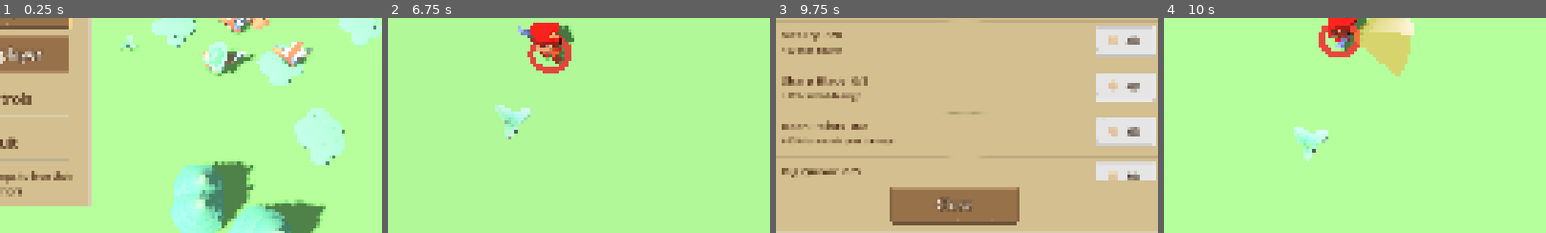
Above: before the commit, frames 1-4 (left to right).
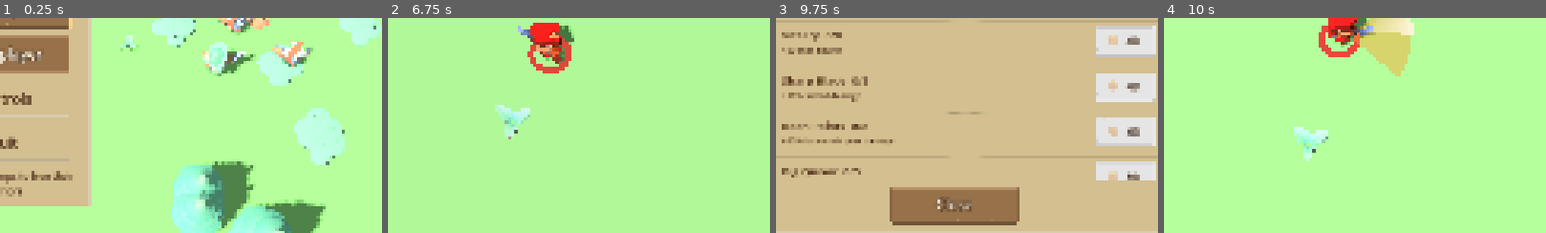
Above: after the commit, the same moments.

Repository: HasanAlilhadi/Brawlly
Game: Godot game, scene res://scenes/ui/main_menu.tscn
Two runs of this game, one before a commit and one after it. Both use one fixed random seed, a clock stepped at 60 frames per second and the inputs below.
Inputs (mouse positions are % of the whole screen's width and height, from its top left):
- Up to frame 1 (0.25 s): no input
- Up to frame 2 (6.75 s): click "Play" at 0.5 s; click "Normal" at 1.25 s; click "Normal" at 2 s; click "Start" at 2.75 s; tap Enter at 3.5 s; move the mouse to (72, 45) at 3.52 s; press the mouse at (72, 45) at 3.53 s; hold D (move_right) 3.53-4.25 s; tap B (shop) at 3.77 s; release the mouse at (72, 45) at 4.25 s; drag from (30, 55) to (45, 70) at 4.27 s; move the mouse to (60, 28) at 5.02 s; press the mouse at (60, 28) at 5.03 s; hold D (move_right) 5.03-5.75 s; tap 2 (army_charge) at 5.1 s; release the mouse at (60, 28) at 5.75 s; drag from (45, 70) to (20, 35) at 5.77 s; move the mouse to (80, 65) at 6.52 s; press the mouse at (80, 65) at 6.53 s; hold A (move_left) from 6.53 s (still down); tap 3 (army_hold) at 6.6 s
- Up to frame 3 (9.75 s): tap B (shop) at 6.77 s; release A (move_left) at 7.25 s; release the mouse at (80, 65) at 7.25 s; tap Space (shoot) at 7.25, 8.75 s; drag from (20, 35) to (35, 25) at 7.27 s; tap Enter at 8, 9.5 s; move the mouse to (55, 50) at 8.02 s; hold S (move_down) 8.03-8.75 s; hold Middle mouse button (ping) 8.03-8.75 s; click (55, 50) at 8.3 s; drag from (35, 25) to (30, 55) at 8.77 s; move the mouse to (72, 45) at 9.52 s; hold W (move_up) from 9.53 s (still down); hold Q (switch_weapon) from 9.53 s (still down)
- Up to frame 4 (10 s): keep holding W (move_up); keep holding Q (switch_weapon); tap B (shop) at 9.77 s; click (72, 45) at 9.8 s
The pictures show only the part of the screen within x 27-77%, y 42-92%; the shares and areas given below are measured in that part.

Frames 1-3 are identical in both runs. In frame 4, 0.5% of the frame differs, in the area x 44-56%, y 3-16%.

Commit message:
Procedural sword slash: the arm sweeps level across the front, blade out
Kenney's attack-melee clip twists the single-bone arm, so no grip angle kept the blade from pointing
at the ground or the camera. The player's sword attack now keeps the arm in the holding pose and
sweeps it around the shoulder (BonePoseOverride3D.pose_offset): wind up out to the right, slash across
the front, back, with the blade turned out along the arm. Same while standing or running.

Co-Authored-By: Claude Opus 5.5 <noreply@anthropic.com>

Diff:
--- a/scenes/characters/player.gd
+++ b/scenes/characters/player.gd
@@ -60,6 +60,11 @@
 	"spear": {"melee": false, "hand": ARM_RIGHT, "icon": "spear", "name": "Spear"},
 }
 const SPEAR_SCENE := preload("res://assets/items/dungeon/spear.glb")
+## Procedural sword slash (`_sword_slash`): arm sweep around the shoulder from the holding pose
+## (degrees, + = across to the left) and the blade grip while slashing (out along the arm, a bit raised).
+const SLASH_WIND_UP: float = -70.0
+const SLASH_FOLLOW: float = 85.0
+const SLASH_GRIP: Vector3 = Vector3(0, 0, 80)
 ## Downed archer: the revive bar sits just above the lying body; "HELP!" and the name stack above it
 ## in screen space (Label3D offsets, pixels), so they never overlap however steep the camera is.
 const DOWNED_LABEL_HEIGHT: float = 1.05
@@ -175,6 +180,7 @@
 var _revive_ring: Decal
 var _was_downed: bool = false
 var _weapon_items: Dictionary = {}  # weapon id -> the model in hand
+var _slash_tween: Tween
 
 
 func _ready() -> void:
@@ -242,10 +248,14 @@
 
 ## Every peer: sword swings get a swing trail through the hit wedge; spear throws empty the hand briefly.
 func _play_action_local(anim_name: String, duration: float, release_arms: int) -> void:
-	super(anim_name, duration, release_arms)
+	var sword := anim_name.begins_with("attack-melee") and holds_melee()
+	if sword and _right_hold and _right_item and not is_downed:
+		_sword_slash(duration)
+	else:
+		super(anim_name, duration, release_arms)
 	if not anim_name.begins_with("attack-melee"):
 		return
-	if holds_melee():
+	if sword:
 		get_tree().create_timer(attack_hit_delay / anim_speed * 0.55).timeout.connect(_slash_fx)
 	elif current_weapon() == "spear":
 		# The spear in hand leaves with the throw and a new one is drawn a moment later.
@@ -267,8 +277,44 @@
 			Color(1.0, 0.96, 0.85))
 
 
+## Sword attack, standing or running: no clip (Kenney's melee clip twists the arm, so the blade pointed
+## at the ground or the camera). The arm stays in the holding pose (arm forward, level) and sweeps
+## around the shoulder — wind up out to the right, slash across the front, back — while the blade turns
+## out along the arm. Damage lands mid-sweep (`attack_hit_delay`).
+func _sword_slash(duration: float) -> void:
+	_action_time = duration
+	_was_acting = true
+	_full_body_action = false
+	if _arm_tween:
+		_arm_tween.kill()
+	if _slash_tween:
+		_slash_tween.kill()
+	_right_hold.influence = 1.0
+	_right_item.position = right_hand_offset
+	var hit := attack_hit_delay / anim_speed
+	var wind := hit * 0.33
+	var strike := hit * 0.6
+	var back := maxf(duration * 0.95 - wind - strike, 0.05)
+	_slash_tween = create_tween()
+	_slash_tween.tween_method(_set_slash_yaw, 0.0, SLASH_WIND_UP, wind).set_trans(Tween.TRANS_SINE).set_ease(Tween.EASE_OUT)
+	_slash_tween.parallel().tween_property(_right_item, "rotation_degrees", SLASH_GRIP, wind)
+	_slash_tween.tween_method(_set_slash_yaw, SLASH_WIND_UP, SLASH_FOLLOW, strike).set_trans(Tween.TRANS_CUBIC).set_ease(Tween.EASE_IN_OUT)
+	_slash_tween.tween_method(_set_slash_yaw, SLASH_FOLLOW, 0.0, back).set_trans(Tween.TRANS_SINE).set_ease(Tween.EASE_IN_OUT)
+	_slash_tween.parallel().tween_property(_right_item, "rotation_degrees", right_hand_rotation, back)
+
+
+## Arm sweep in degrees around the torso's up axis, relative to the holding pose (+ = toward the left).
+func _set_slash_yaw(degrees: float) -> void:
+	if _right_hold:
+		_right_hold.pose_offset = Quaternion(Vector3.UP, deg_to_rad(degrees))
+
+
 ## Only the arm with the weapon in hand holds it; downed archers crawl with both arms.
 func _hold_arms(instant: bool = false) -> void:
+	if _slash_tween:
+		_slash_tween.kill()
+		_slash_tween = null
+	_set_slash_yaw(0.0)
 	super(instant)
 	if is_downed:
 		_release_arms(ARM_BOTH)
--- a/scripts/components/bone_pose_override_3d.gd
+++ b/scripts/components/bone_pose_override_3d.gd
@@ -9,6 +9,9 @@
 
 ## Time into the live animation (set by the owner every frame while live).
 var live_time: float = 0.0
+## Extra rotation on top of the held / live pose, in the parent bone's space (pivots at the joint), e.g.
+## sweep a held arm around the shoulder for a procedural swing. Identity = the pose as sampled.
+var pose_offset: Quaternion = Quaternion.IDENTITY
 
 var _bone_indices: PackedInt32Array = PackedInt32Array()
 var _positions: Array[Vector3] = []
@@ -85,4 +88,4 @@
 			if tracks.y >= 0:
 				rotation = _live_animation.rotation_track_interpolate(tracks.y, live_time)
 		skeleton.set_bone_pose_position(_bone_indices[i], position)
-		skeleton.set_bone_pose_rotation(_bone_indices[i], rotation)
+		skeleton.set_bone_pose_rotation(_bone_indices[i], pose_offset * rotation)
Not shown, changed: CLAUDE.md
